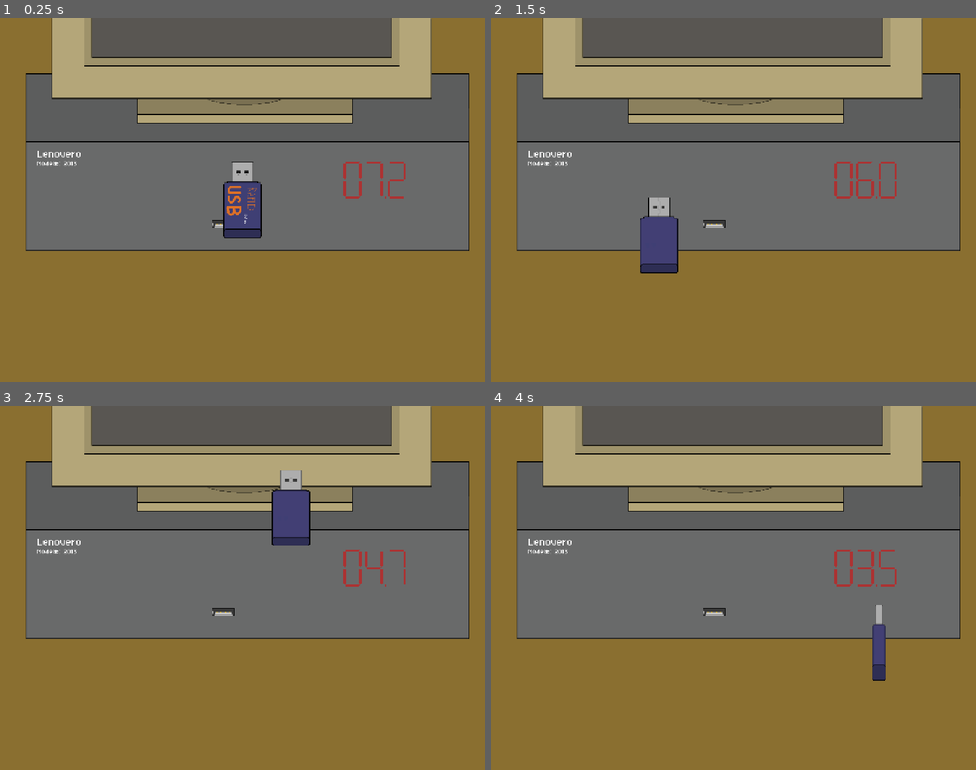
Above: before the commit, frames 1-4 (two rows, left to right).
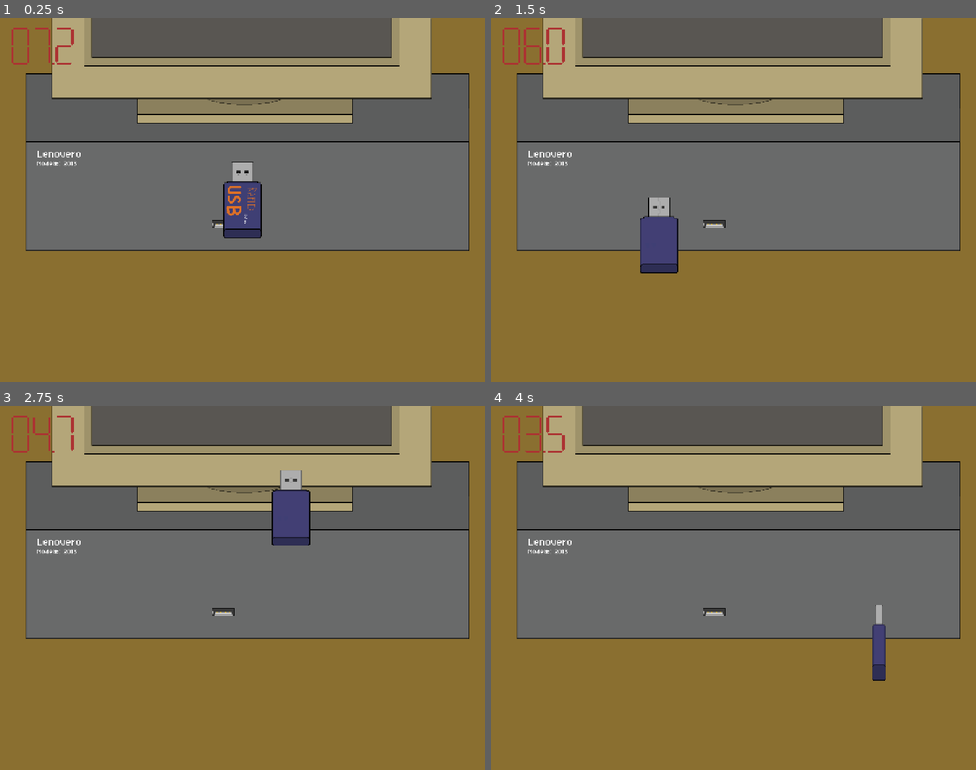
Above: after the commit, the same moments.

Repository: tom-frantz/gmtk-2026
Game: Godot game, scene res://scenes/minigames/evil_usb/minigame_usb.tscn
Same seed, same stepped clock (60 frames per second), same inputs: the game is played once before the commit and once after it. This scene is started directly instead of the project's main scene. The engine's default icon, where the game draws it, is replaced by a stand-in: a white triangle on a blue panel in a dark square. Sound files missing from this copy of the repository are replaced by a short silence.
Inputs (mouse positions are in pixels of both pictures, inside the frame that each line leads up to):
- Up to frame 1 (0.25 s): no input
- Up to frame 2 (1.5 s): move the mouse to (840, 181) at 0.52 s; click (840, 181) at 0.6 s; drag from (636, 218) to (709, 272) at 1.27 s
- Up to frame 3 (2.75 s): move the mouse to (291, 507) at 2.02 s; click (291, 507) at 2.1 s
- Up to frame 4 (4 s): drag from (709, 660) to (588, 533) at 2.77 s; move the mouse to (879, 642) at 3.52 s; click (879, 642) at 3.6 s

The runs differ from the first frame. In frame 1, 0.5% of the frame differs, in the area x 2-84%, y 2-50%; in frame 2, 0.7%; in frame 3, 0.5%; in frame 4, 0.6%.

Commit message:
USB Minigame - Add level timer

Diff:
--- a/scenes/minigames/evil_usb/minigame_usb.tscn
+++ b/scenes/minigames/evil_usb/minigame_usb.tscn
@@ -1,12 +1,10 @@
 [gd_scene format=3 uid="uid://ba6adnn1mtrj7"]
 
-[ext_resource type="Script" uid="uid://coabvdwmtfgnm" path="res://scenes/minigames/evil_usb/minigame_usb.gd" id="1_iafxi"]
 [ext_resource type="Script" uid="uid://d4j3mwydt5sxd" path="res://scenes/minigames/evil_usb/usb.gd" id="2_bioy6"]
 [ext_resource type="AudioStream" uid="uid://bjhlol41y8xp8" path="res://assets/sound/fx/incorrect.wav" id="3_etcy7"]
 [ext_resource type="Texture2D" uid="uid://c12lfii0c06vh" path="res://assets/usb01.png" id="4_kwyau"]
 [ext_resource type="Texture2D" uid="uid://charj018e68l3" path="res://assets/usb03.png" id="5_bxuw3"]
 [ext_resource type="Texture2D" uid="uid://c1rw3qc8wfcl2" path="res://assets/usb02.png" id="6_qh7jt"]
-[ext_resource type="AudioStream" uid="uid://c1v77h4rgrwmw" path="res://assets/sound/fx/win_minigame.wav" id="7_kuiiv"]
 [ext_resource type="Script" uid="uid://cwlt6lpaia7xk" path="res://scenes/minigames/evil_usb/usb_slot.gd" id="8_bxuw3"]
 [ext_resource type="Texture2D" uid="uid://c2g22a16e78qu" path="res://assets/usb_background.png" id="8_kg4k4"]
 [ext_resource type="Texture2D" uid="uid://bbyipnugqnccy" path="res://assets/usb_port_h_base01.png" id="9_bxuw3"]
@@ -17,10 +15,9 @@
 [ext_resource type="Texture2D" uid="uid://dqgow3lsxd6t8" path="res://assets/usb_port_h_top01.png" id="14_k407p"]
 [ext_resource type="Texture2D" uid="uid://cuc1sa1uq80ca" path="res://assets/usb_port_h_top02.png" id="14_kuiiv"]
 [ext_resource type="Texture2D" uid="uid://bo1w0x2rmct4b" path="res://assets/usb_port_v_top01.png" id="15_kg4k4"]
-[ext_resource type="PackedScene" uid="uid://d3qorbs0l4srn" path="res://scenes/common/timer/timer.tscn" id="16_1obh5"]
-[ext_resource type="Script" uid="uid://dgut0ds5bd0q5" path="res://scripts/minigame_timer.gd" id="17_bioy6"]
 [ext_resource type="AudioStream" uid="uid://k18nqwv3wfdh" path="res://assets/sound/music/late for the bus.wav" id="17_etcy7"]
-[ext_resource type="AudioStream" uid="uid://jqhdadky6uci" path="res://assets/sound/fx/fail.wav" id="17_kwyau"]
+[ext_resource type="PackedScene" uid="uid://ntopxyuq6n0t" path="res://scenes/common/timer/level_timer.tscn" id="19_kwyau"]
+[ext_resource type="PackedScene" uid="uid://dq7lh25bpwk60" path="res://scenes/minigames/finger_hammer/minigame_finger_hammer.tscn" id="20_bxuw3"]
 
 [sub_resource type="SpriteFrames" id="SpriteFrames_kuy6b"]
 animations = [{
@@ -98,7 +95,6 @@
 size = Vector2(14, 11.5)
 
 [node name="MinigameUsb" type="Node2D" unique_id=1410700175]
-script = ExtResource("1_iafxi")
 
 [node name="usb" type="RigidBody2D" parent="." unique_id=939992453]
 unique_name_in_owner = true
@@ -122,10 +118,6 @@
 z_index = 10
 position = Vector2(0.5, -88.88501)
 shape = SubResource("RectangleShape2D_kuy6b")
-
-[node name="win_audio" type="AudioStreamPlayer" parent="usb" unique_id=2101610096]
-unique_name_in_owner = true
-stream = ExtResource("7_kuiiv")
 
 [node name="usb_slot" type="Node2D" parent="." unique_id=851984207]
 script = ExtResource("8_bxuw3")
@@ -198,59 +190,15 @@
 position = Vector2(640, 480)
 texture = ExtResource("8_kg4k4")
 
-[node name="LevelTimer" parent="." unique_id=1923668992 instance=ExtResource("16_1obh5")]
-process_mode = 3
-position = Vector2(1000, 427)
-
-[node name="Timer" parent="LevelTimer" index="0" unique_id=1572085082]
-wait_time = 7.5
-autostart = true
-script = ExtResource("17_bioy6")
-
-[node name="fail_banner" type="Label" parent="LevelTimer/Timer" index="0" unique_id=169344778]
-visible = false
-z_index = 100
-offset_left = 136.0
-offset_top = 194.0
-offset_right = 1192.0
-offset_bottom = 603.0
-theme_override_colors/font_color = Color(1, 0, 0.047058824, 1)
-theme_override_font_sizes/font_size = 300
-text = "LOSER!"
-
-[node name="Label" type="Label" parent="LevelTimer/Timer/fail_banner" unique_id=1576799668]
-layout_mode = 0
-offset_left = 155.0
-offset_top = 373.0
-offset_right = 820.0
-offset_bottom = 466.0
-theme_override_font_sizes/font_size = 68
-text = "(click to go to menu)"
-
-[node name="lose_audio" type="AudioStreamPlayer" parent="LevelTimer/Timer" index="1" unique_id=184270103]
-unique_name_in_owner = true
-stream = ExtResource("17_kwyau")
-
-[node name="win_banner" type="Label" parent="." unique_id=1912632441]
-unique_name_in_owner = true
-visible = false
-z_index = 100
-z_as_relative = false
-offset_left = 6.0
-offset_top = 275.0
-offset_right = 1293.0
-offset_bottom = 684.0
-theme_override_colors/font_color = Color(1, 1, 0.25490198, 1)
-theme_override_font_sizes/font_size = 300
-text = "WINNER!"
-
-[node name="background_music" type="AudioStreamPlayer" parent="." unique_id=1444448266]
-unique_name_in_owner = true
-stream = ExtResource("17_etcy7")
-
+[node name="LevelTimer" parent="." unique_id=1524867858 instance=ExtResource("19_kwyau")]
+lose_timeout = 7.5
+transition_hand_angle = 45.0
+transition_text = "He's trying to stop me! ... *sneak* ... *shove* ..."
+next_minigame = ExtResource("20_bxuw3")
+background_music = ExtResource("17_etcy7")
+
+[connection signal="win" from="usb" to="LevelTimer" method="on_win"]
 [connection signal="area_entered" from="usb_slot/slot_body/slot" to="usb" method="_on_slot_area_entered" flags=18]
 [connection signal="body_entered" from="usb_slot/slot_body/slot" to="usb" method="_on_slot_body_entered"]
 [connection signal="body_exited" from="usb_slot/slot_body/slot_entered_collision" to="usb" method="_on_slot_entered_collision_body_exited"]
 [connection signal="body_entered" from="usb_slot/slot_body/slot_entered_collision2" to="usb" method="_on_slot_entered_collision_body_entered"]
-
-[editable path="LevelTimer"]
